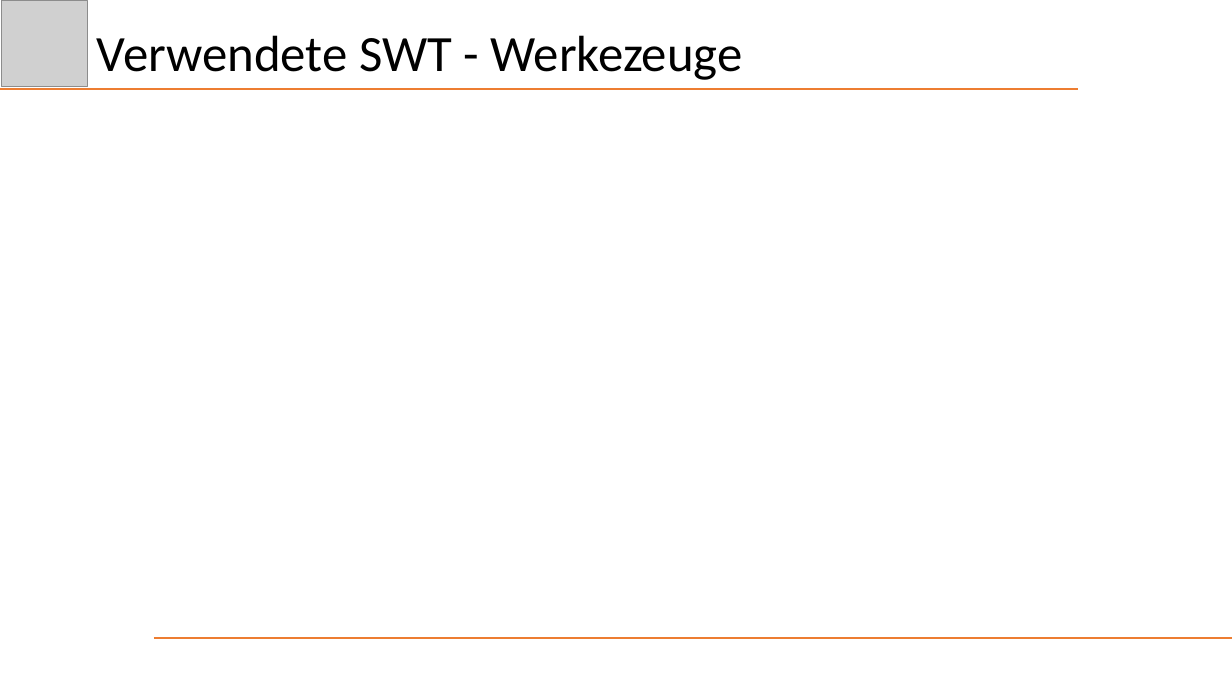
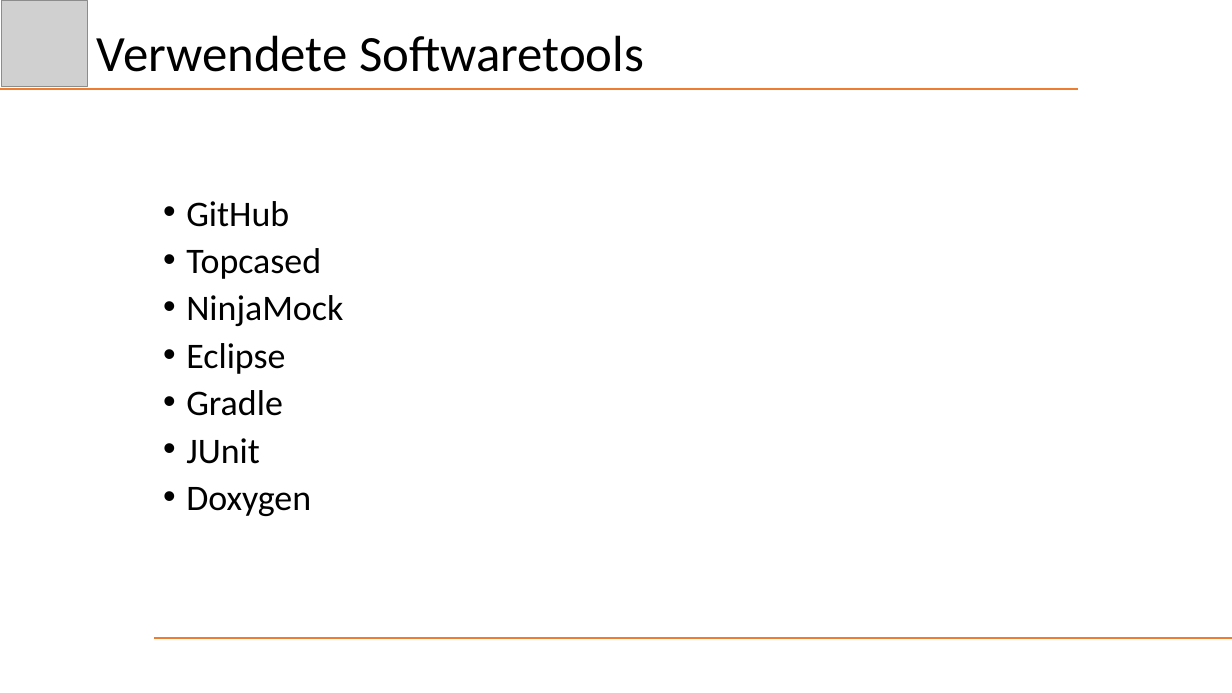
Before and after one commit to Schnitzel128/sejava, a slide deck: slide 14 of Präsentation/DezHex.pptx (slide 7 before the commit). Drawn at 1232x693 pixels with LibreOffice and Linux fonts; fonts in the diff are those of the drawing; grey boxes stand for pictures. Boxes give left, top, right and bottom in pixels: in the first picture for what was removed or moved away, otherwise in the second. Text is boxed around its words. In the diff, an @@ line names an element or a change of style, - is before the commit and + after.

```diff
--- a/Präsentation/DezHex.pptx
+++ b/Präsentation/DezHex.pptx
@@ title at bbox=[97, 35, 644, 72]: text changed @@
-Verwendete SWT - Werkezeuge
+Verwendete Softwaretools
@@ text added at bbox=[186, 201, 343, 516], 28 pt, text #000000 @@
+• GitHub
+• Topcased
+• NinjaMock
+• Eclipse
+• Gradle
+• JUnit
+• Doxygen
```
Also in this commit, not shown: 3 other slides changed, 17 slides added, 1 slide removed, 3 other files.
